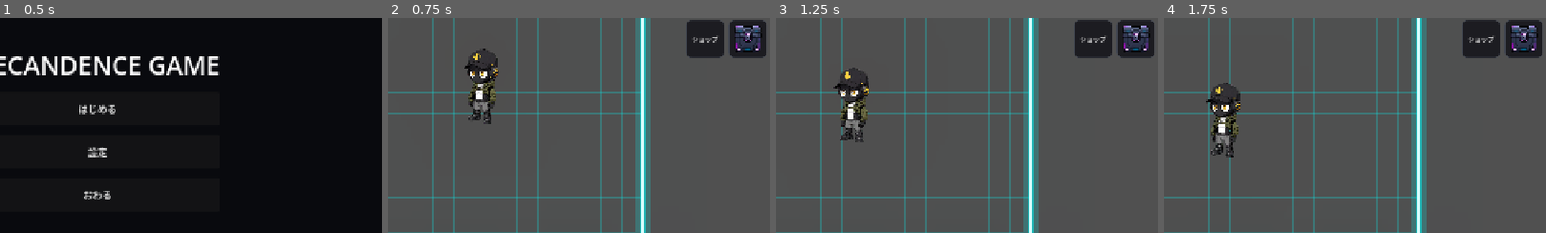
Above: before the commit, frames 1-4 (left to right).
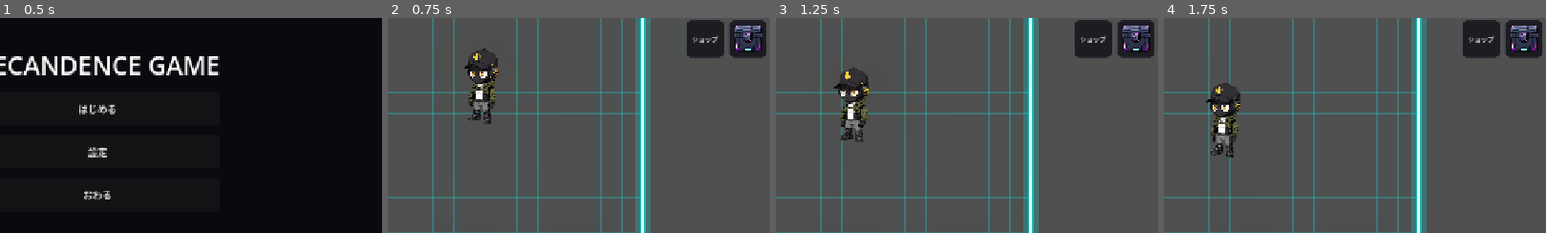
Above: after the commit, the same moments.

Repository: grimoire1089-coder/optimistic
Game: Godot game, scene res://Scenes/Boot/TitleScene.tscn
The game is run twice, just before and just after one commit, with the same random seed, the same clock (stepped at 60 frames per second) and the same inputs. Sound files missing from this copy of the repository are replaced by a short silence.
Inputs:
- Up to frame 1 (0.5 s): no input
- Up to frame 2 (0.75 s): click "はじめる" at 0.5 s
- Up to frame 3 (1.25 s): no input
- Up to frame 4 (1.75 s): click "BGM" at 1.25 s
The pictures show only the part of the screen within x 37-87%, y 24-74%; the shares and areas given below are measured in that part.

Frame 1 is identical in both runs. In frame 2, 0.3% of the frame differs, in the area x 90-98%, y 3-16%; in frame 3, 0.3%; in frame 4, 0.3%.

Commit message:
Shrink inventory button

Diff:
--- a/Scripts/UI/HUD/InventoryButton.gd
+++ b/Scripts/UI/HUD/InventoryButton.gd
@@ -68,15 +68,15 @@
 
 
 func _apply_square_button_layout() -> void:
-	custom_minimum_size = Vector2(64.0, 64.0)
+	custom_minimum_size = Vector2(56.0, 56.0)
 	anchor_left = 1.0
 	anchor_top = 0.0
 	anchor_right = 1.0
 	anchor_bottom = 0.0
-	offset_left = -232.0
+	offset_left = -208.0
 	offset_top = 176.0
-	offset_right = -168.0
-	offset_bottom = 240.0
+	offset_right = -152.0
+	offset_bottom = 232.0
 	mouse_default_cursor_shape = Control.CURSOR_POINTING_HAND
 	_add_rounded_button_styles()
 
@@ -94,5 +94,5 @@
 	style.border_color = border_color
 	style.set_border_width_all(border_width)
 	style.set_corner_radius_all(8)
-	style.set_content_margin_all(4.0)
+	style.set_content_margin_all(3.0)
 	return style
